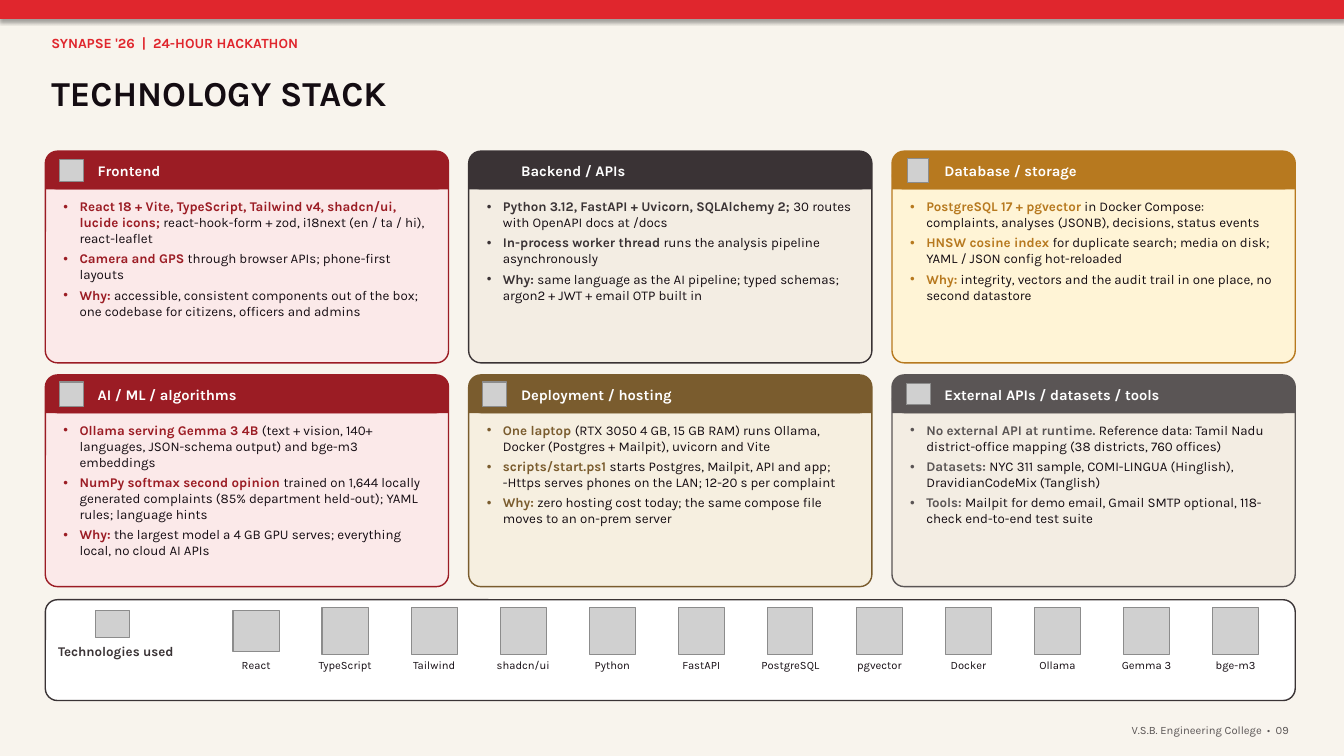
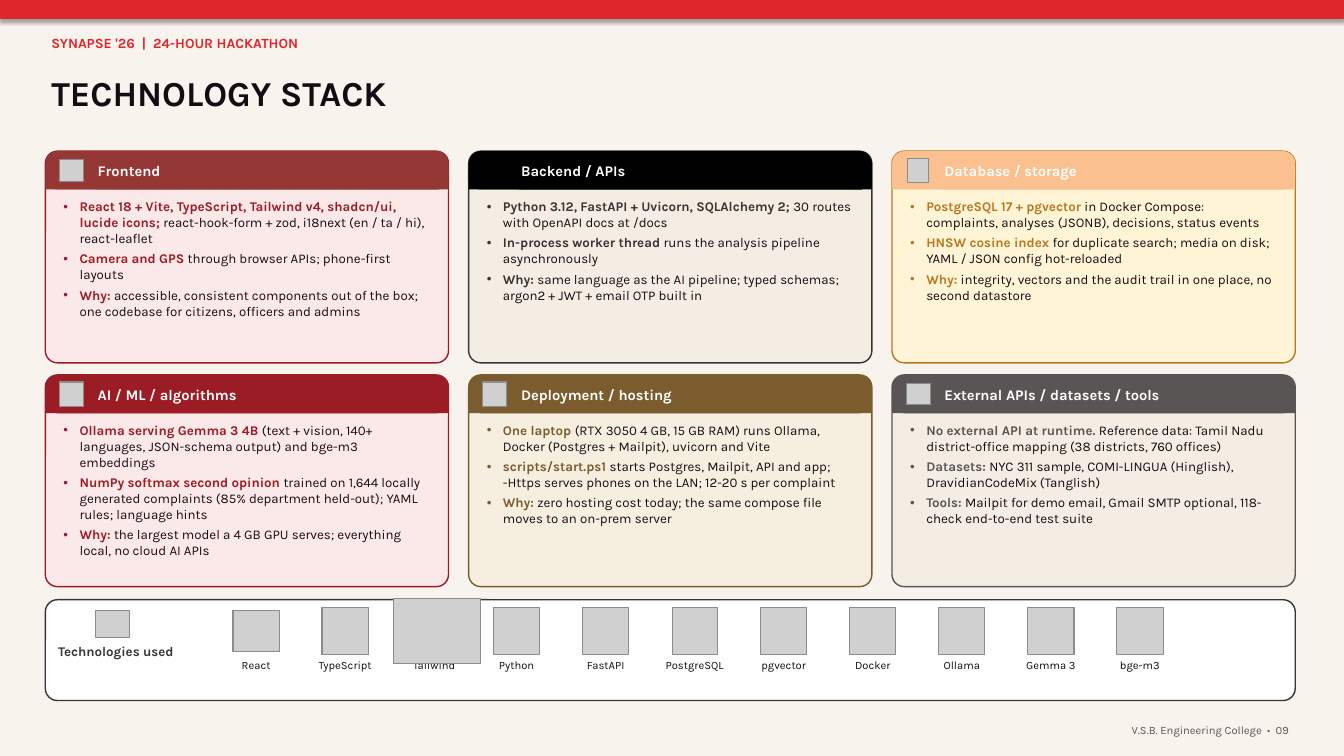
Before and after one commit to Balavigneshcse/AI_Grievance_Redressal_Prioritization_System, a slide deck: slide 6 of docs/sample.pptx. Drawn at 1344x756 pixels with LibreOffice and Linux fonts; fonts in the diff are those of the drawing; grey boxes stand for pictures; background and template pictures are left out. Boxes give left, top, right and bottom in pixels: in the first picture for what was removed or moved away, otherwise in the second. Text is boxed around its words. In the diff, an @@ line names an element or a change of style, - is before the commit and + after.

Commit message:
Update docs/sample.pptx presentation

```diff
--- a/docs/sample.pptx
+++ b/docs/sample.pptx
@@ rounded rectangle at <box>45,151,449,190</box>: fill #9B1C24 to #953735 @@
@@ rectangle at <box>45,170,449,190</box>: fill #9B1C24 to #953735 @@
@@ rectangle "Frontend" at <box>96,151,439,190</box>: fill none to #953735 @@
@@ rounded rectangle at <box>469,151,872,190</box>: fill #3A3335 to #000000 @@
@@ rectangle at <box>469,170,872,190</box>: fill #3A3335 to #000000 @@
@@ rectangle "Backend / APIs" at <box>519,151,862,190</box>: fill none to #000000 @@
@@ rounded rectangle at <box>892,151,1296,190</box>: fill #B7791F to #FAC090 @@
@@ rectangle at <box>892,170,1296,190</box>: fill #B7791F to #FAC090 @@
@@ 3 rectangles: place and size @@
-3 rectangles at <box>98,166,1076,180</box>
+3 rectangles at <box>96,151,1286,190</box>
@@ rectangle "Database / storage" at <box>943,151,1286,190</box>: fill none to #FAC090 @@
@@ picture added at <box>393,598,481,663</box> @@
@@ picture removed at <box>411,608,458,654</box> @@
@@ picture removed at <box>500,608,546,654</box> @@
@@ 8 pictures, 8 texts: place and size @@
-8 pictures, 8 texts at <box>589,608,1259,672</box>
+8 pictures, 8 texts at <box>494,608,1164,672</box>
@@ text removed at <box>497,661,550,670</box> @@
-shadcn/ui
```
Also in this commit, not shown: 3 other slides changed.
